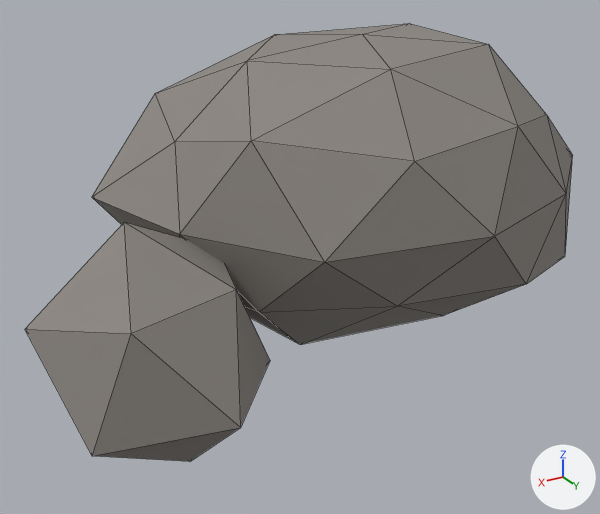
One commit to the glTF model game/isla-ancestral/assets/3d/media/15-Recursos_roca_comun.glb: the scene before it, then after it.
The view is the same before and after, from a 50 mm lens placed at (2.38, 3.38, 2.22), pointed at (0.42, 0.12, 0.59). The lights are fixed; the arrows at lower right show +X, +Y and +Z. The picture after the commit comes second. Mesh edges are drawn as thin lines. Vertices at exactly the same position are counted once.

The scene before the commit, as lines of its bpy script (objects in view):
```python
me_sm_roca_m_roca = bpy.data.meshes.new('SM_Roca_M_Roca')
me_sm_roca_m_roca.from_pydata(...)  # 54 vertices, 100 faces; spans x -1.22..1.83, y -0.95..1.07, z -0.21..1.37
me_sm_roca_m_roca.materials.append(mat_mat_roca)  # grey #8b8681
ob_sm_roca_m_roca = bpy.data.objects.new('SM_Roca_M_Roca', me_sm_roca_m_roca)
ob_sm_roca_m_roca.location = (0.0, 0.0, 0.258)
```
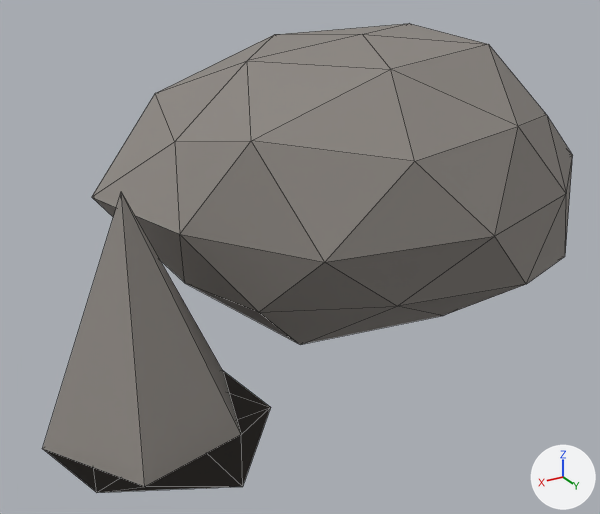
The newer file is also turned or shifted as a whole; pictures and numbers use the older file's frame.

Pixel boxes (x1, y1, x2, y2) of what changed, in the pictures (600 x 514 px; the box of a moved part takes in the faces that stretch with it):
'SM_Roca_M_Roca', reshaped (7% taller): before (25, 24, 573, 461); after (43, 24, 573, 493)
part 1 of me_sm_roca_m_roca, moved or reshaped: before (25, 222, 270, 461); after (43, 192, 271, 493)

The change, as a diff of the scene's bpy script:
```diff
--- a/game/isla-ancestral/assets/3d/media/15-Recursos_roca_comun.glb.py
+++ b/game/isla-ancestral/assets/3d/media/15-Recursos_roca_comun.glb.py
@@ me_sm_roca_m_roca @@
 # used by ob_sm_roca_m_roca; location = (0.0, 0.0, 0.258)
-me_sm_roca_m_roca.from_pydata(...)  # 54 vertices, 100 faces; spans x -1.22..1.83, y -0.95..1.07, z -0.21..1.37
-me_sm_roca_m_roca.vertices[42].co = (1.29, 0.67, -0.21)  # pixel (190, 461)
-me_sm_roca_m_roca.vertices[43].co = (1.73, 0.82, 0.08)  # pixel (92, 456)
-me_sm_roca_m_roca.vertices[44].co = (1.61, 0.32, 0.01)
-me_sm_roca_m_roca.vertices[45].co = (1.12, 0.21, 0.02)
-me_sm_roca_m_roca.vertices[46].co = (0.89, 0.65, 0.15)  # pixel (270, 360)
-me_sm_roca_m_roca.vertices[47].co = (1.25, 1.07, 0.18)  # pixel (240, 427)
-me_sm_roca_m_roca.vertices[48].co = (1.83, 0.44, 0.46)  # pixel (24, 329)
-me_sm_roca_m_roca.vertices[49].co = (1.44, 0.11, 0.4)
-me_sm_roca_m_roca.vertices[50].co = (0.94, 0.26, 0.54)
-me_sm_roca_m_roca.vertices[51].co = (1.1, 0.77, 0.58)  # pixel (236, 289)
-me_sm_roca_m_roca.vertices[52].co = (1.57, 0.88, 0.57)  # pixel (131, 333)
-me_sm_roca_m_roca.vertices[53].co = (1.41, 0.43, 0.81)  # pixel (124, 222)
+me_sm_roca_m_roca.from_pydata(...)  # 54 vertices, 100 faces; spans x -1.22..1.83, y -0.95..1.07, z -0.09..1.37
+# me_sm_roca_m_roca part 1
+me_sm_roca_m_roca.vertices[42].co = (1.29, 0.67, -0.09)
+me_sm_roca_m_roca.vertices[43].co = (1.73, 0.82, -0.09)  # pixel (96, 492)
+me_sm_roca_m_roca.vertices[44].co = (1.61, 0.32, -0.09)
+me_sm_roca_m_roca.vertices[45].co = (1.12, 0.21, -0.09)
+me_sm_roca_m_roca.vertices[46].co = (0.89, 0.65, -0.09)  # pixel (270, 407)
+me_sm_roca_m_roca.vertices[47].co = (1.25, 1.07, -0.09)  # pixel (242, 486)
+me_sm_roca_m_roca.vertices[48].co = (1.83, 0.44, -0.09)  # pixel (42, 448)
+me_sm_roca_m_roca.vertices[49].co = (1.44, 0.11, -0.09)
+me_sm_roca_m_roca.vertices[50].co = (0.94, 0.26, -0.09)  # pixel (222, 370)
+me_sm_roca_m_roca.vertices[51].co = (1.1, 0.77, -0.09)  # pixel (241, 434)
+me_sm_roca_m_roca.vertices[52].co = (1.57, 0.88, -0.09)  # pixel (144, 486)
+me_sm_roca_m_roca.vertices[53].co = (1.41, 0.43, 0.94)  # pixel (121, 191)
 me_sm_roca_m_roca.materials.append(mat_mat_roca)
```
